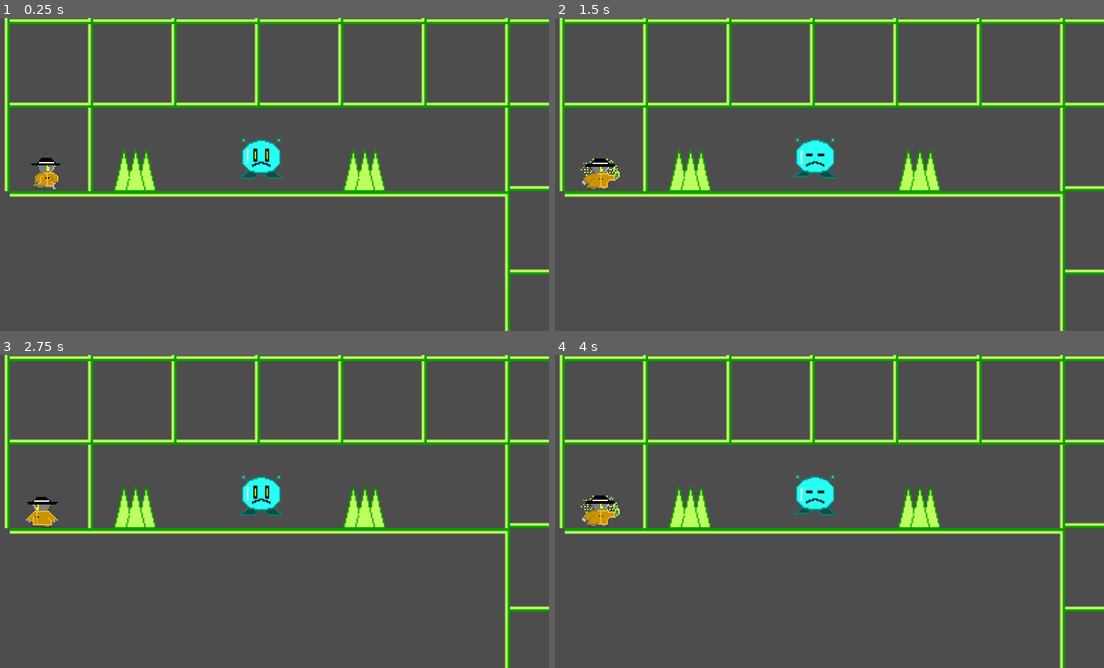
Above: before the commit, frames 1-4 (two rows, left to right).
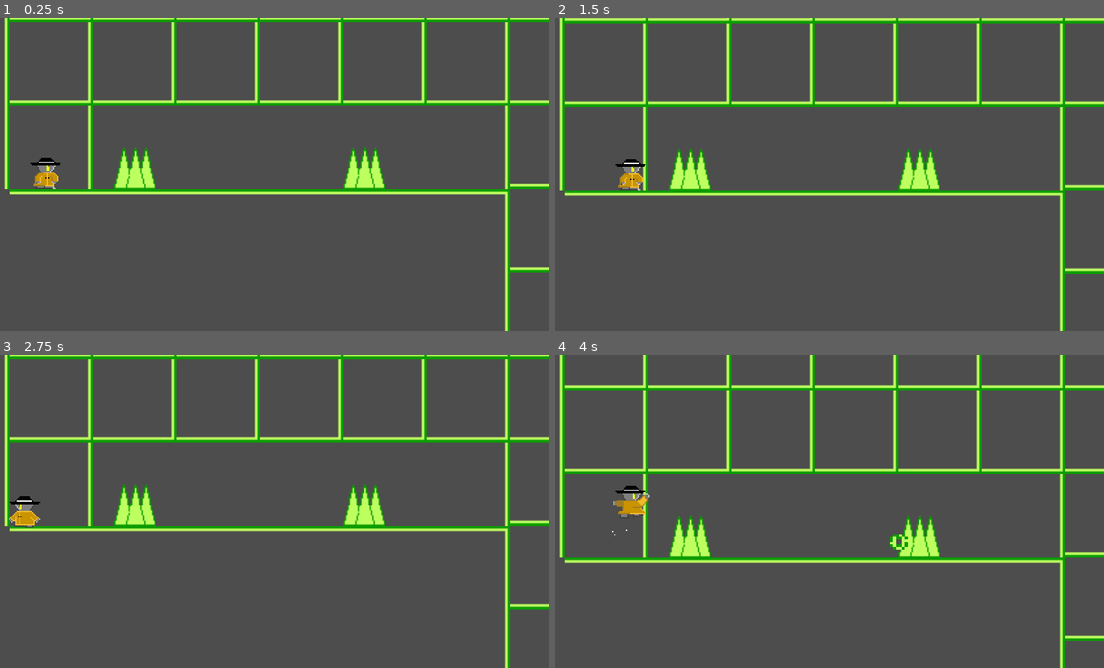
Above: after the commit, the same moments.

Repository: cooleast12/cyberdefender
Game: Godot game, scene res://level6.tscn
Two runs of this game, one before a commit and one after it. Both use one fixed random seed, a clock stepped at 60 frames per second and the inputs below. This scene is started directly instead of the project's main scene.
Inputs (mouse positions are in pixels of both pictures, inside the frame that each line leads up to):
- Up to frame 1 (0.25 s): no input
- Up to frame 2 (1.5 s): move the mouse to (950, 158) at 0.52 s; hold D (move_right) from 0.53 s (still down); click (950, 158) at 0.6 s; tap Space (jump) at 0.77 s; move the mouse to (714, 190) at 1.27 s; tap Tab (dash) at 1.35 s
- Up to frame 3 (2.75 s): tap Space (jump) at 1.52 s; move the mouse to (323, 442) at 2.02 s; release D (move_right) at 2.03 s; hold A (move_left) from 2.03 s (still down); click (323, 442) at 2.1 s
- Up to frame 4 (4 s): move the mouse to (796, 574) at 2.77 s; release A (move_left) at 2.78 s; hold D (move_right) from 2.78 s (still down); tap Tab (dash) at 2.85 s; tap Space (jump) at 3.02, 3.77 s; move the mouse to (994, 558) at 3.52 s; click (994, 558) at 3.6 s

The runs differ from the first frame. In frame 1, 8.0% of the frame differs, in the area x 0-100%, y 0-82%; in frame 2, 6.8%; in frame 3, 8.8%; in frame 4, 15%, in the area x 0-100%, y 0-92%.

Commit message:
Add files via upload

Diff:
--- a/Real Godot Files-updated/level3.tscn
+++ b/Real Godot Files-updated/level3.tscn
@@ -253,7 +253,7 @@
 sources/1 = SubResource("TileSetAtlasSource_v6xx1")
 
 [sub_resource type="RectangleShape2D" id="RectangleShape2D_x6j5h"]
-size = Vector2(3285, 52)
+size = Vector2(3285, 60.0001)
 
 [node name="Node2D" type="Node2D"]
 position = Vector2(-5, -1)
@@ -270,9 +270,11 @@
 
 [node name="Area2D" type="Area2D" parent="."]
 position = Vector2(250.5, -16.5963)
+collision_layer = 5
+collision_mask = 5
 
 [node name="CollisionShape2D" type="CollisionShape2D" parent="Area2D"]
-position = Vector2(773.5, 1402)
+position = Vector2(773.5, 1482.6)
 shape = SubResource("RectangleShape2D_x6j5h")
 
 [node name="door1" parent="." instance=ExtResource("4_v3dny")]
@@ -280,3 +282,5 @@
 
 [node name="CharacterBody2D" parent="." instance=ExtResource("3_fsnhe")]
 position = Vector2(311, 317)
+
+[connection signal="body_entered" from="Area2D" to="CharacterBody2D" method="_on_area_2d_body_entered"]
--- a/Real Godot Files-updated/level6.tscn
+++ b/Real Godot Files-updated/level6.tscn
@@ -472,7 +472,7 @@
 size = Vector2(11582, 204)
 
 [sub_resource type="RectangleShape2D" id="RectangleShape2D_apf4a"]
-size = Vector2(28.5, 29.5)
+size = Vector2(28.5, 20.6875)
 
 [node name="Node2D" type="Node2D"]
 
@@ -481,9 +481,6 @@
 tile_set = SubResource("TileSet_p61rh")
 format = 2
 layer_0/tile_data = PackedInt32Array(3014728, 262145, 8, 2949192, 262145, 8, 2818120, 262145, 8, 2752584, 262145, 8, 78 …(85362 unchanged characters)…
-
-[node name="enemy" parent="TileMap2" instance=ExtResource("2_qfqcn")]
-position = Vector2(352, 374)
 
 [node name="enemy2" parent="TileMap2" instance=ExtResource("2_qfqcn")]
 position = Vector2(704, 187)
@@ -649,11 +646,11 @@
 shape = SubResource("RectangleShape2D_apf4a")
 
 [node name="CollisionShape2D3" type="CollisionShape2D" parent="Area2D"]
-position = Vector2(285, 336)
+position = Vector2(285, 334.625)
 shape = SubResource("RectangleShape2D_apf4a")
 
 [node name="CollisionShape2D4" type="CollisionShape2D" parent="Area2D"]
-position = Vector2(2923, 611)
+position = Vector2(2923, 609.656)
 shape = SubResource("RectangleShape2D_apf4a")
 
 [node name="CollisionShape2D5" type="CollisionShape2D" parent="Area2D"]
@@ -665,7 +662,7 @@
 shape = SubResource("RectangleShape2D_apf4a")
 
 [node name="CollisionShape2D7" type="CollisionShape2D" parent="Area2D"]
-position = Vector2(2670, 576)
+position = Vector2(2670, 574.313)
 shape = SubResource("RectangleShape2D_apf4a")
 
 [node name="CollisionShape2D8" type="CollisionShape2D" parent="Area2D"]
Not shown, added: Real Godot Files-updated/export_presets.cfg
